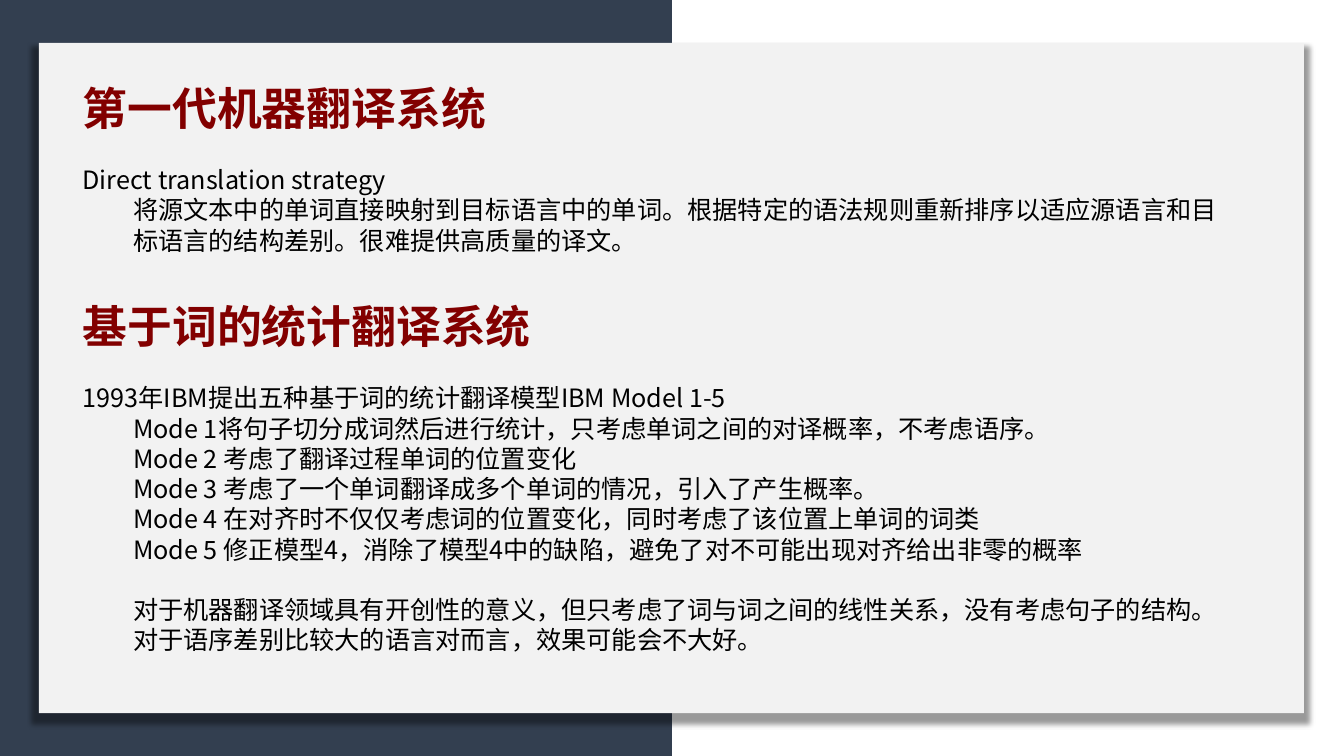
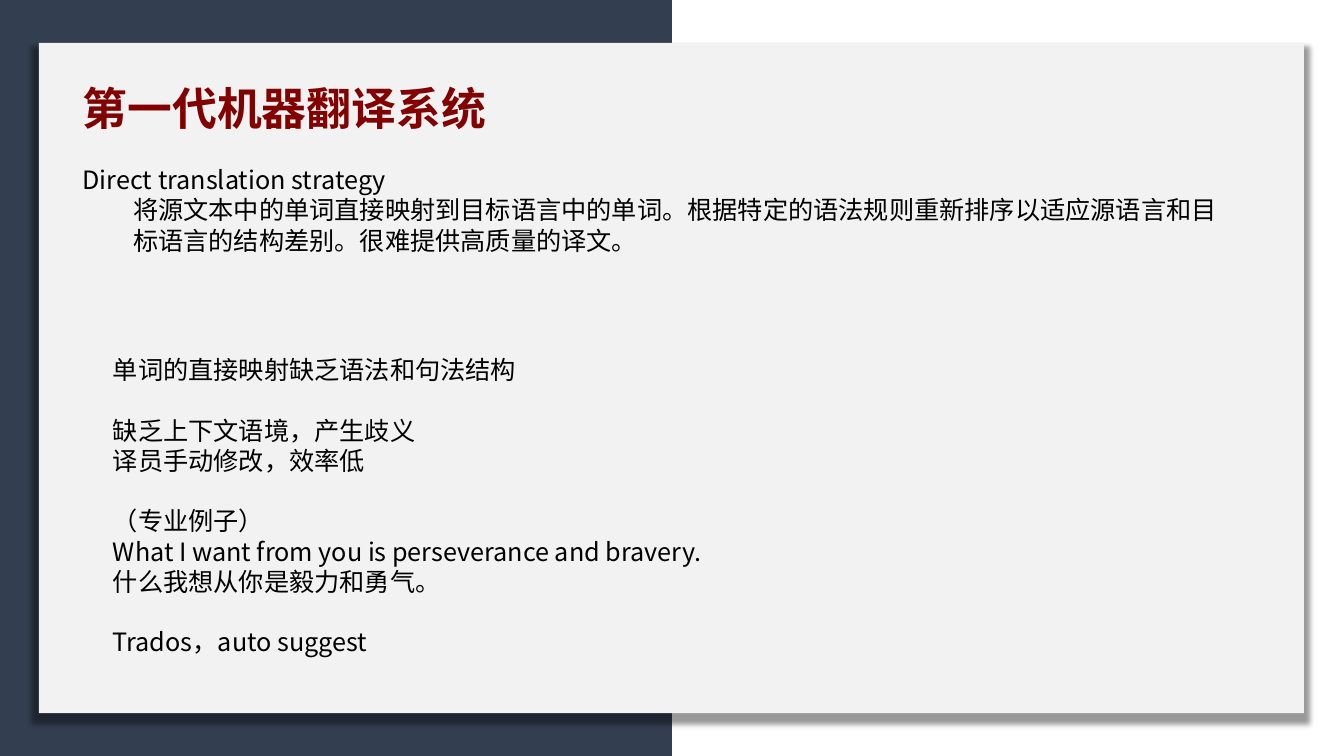
Before and after one commit to licheng0573/RosettaStone, a slide deck: slide 8 of 二组展示_10_24.pptx (slide 7 before the commit). Drawn at 1344x756 pixels with LibreOffice and Linux fonts; fonts in the diff are those of the drawing. Boxes give left, top, right and bottom in pixels: in the first picture for what was removed or moved away, otherwise in the second. Text is boxed around its words. In the diff, an @@ line names an element or a change of style, - is before the commit and + after.

```diff
--- a/二组展示_10_24.pptx
+++ b/二组展示_10_24.pptx
@@ text at <box>113,357,701,658</box>: text changed @@
-基于词的统计翻译系统
-1993年IBM提出五种基于词的统计翻译模型IBM Model 1-5
-  Mode 1将句子切分成词然后进行统计，只考虑单词之间的对译概率，不考虑语序。
-  Mode 2 考虑了翻译过程单词的位置变化
-  Mode 3 考虑了一个单词翻译成多个单词的情况，引入了产生概率。
-  Mode 4 在对齐时不仅仅考虑词的位置变化，同时考虑了该位置上单词的词类
-  Mode 5 修正模型4，消除了模型4中的缺陷，避免了对不可能出现对齐给出非零的概率
-  对于机器翻译领域具有开创性的意义，但只考虑了词与词之间的线性关系，没有考虑句子的结构。对于语序差别比较大的语言对而言，效果可能会不大好。
+单词的直接映射缺乏语法和句法结构
+缺乏上下文语境，产生歧义
+译员手动修改，效率低
+（专业例子）
+What I want from you is perseverance and bravery.
+什么我想从你是毅力和勇气。
+Trados，auto suggest
```
Also in this commit, not shown: 9 other slides changed, 2 slides added.
